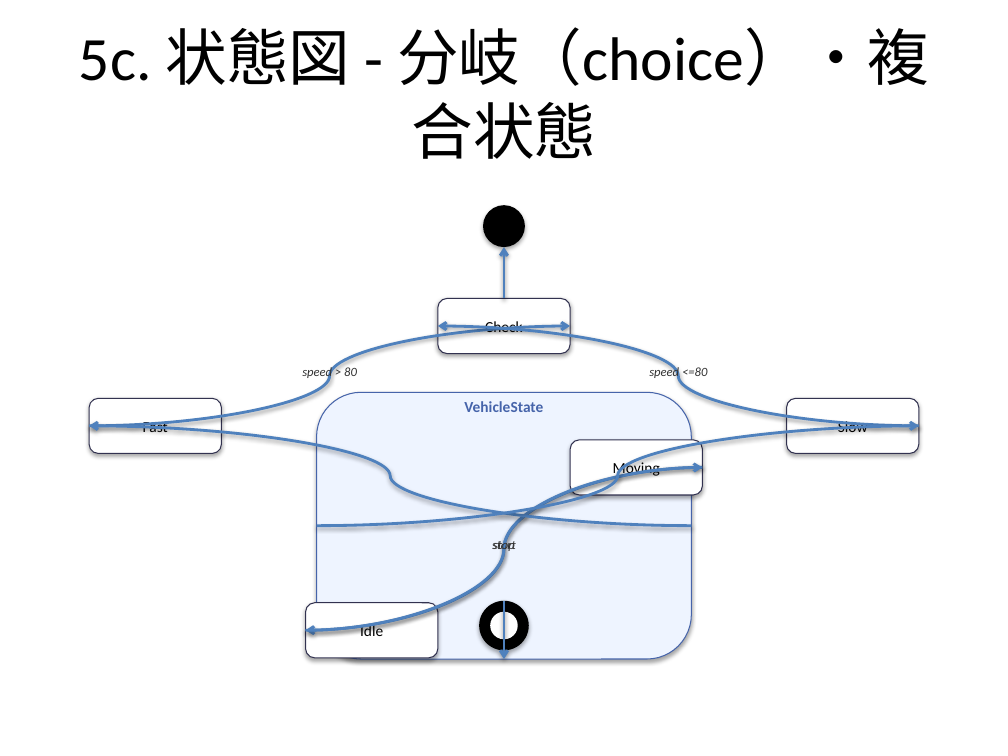
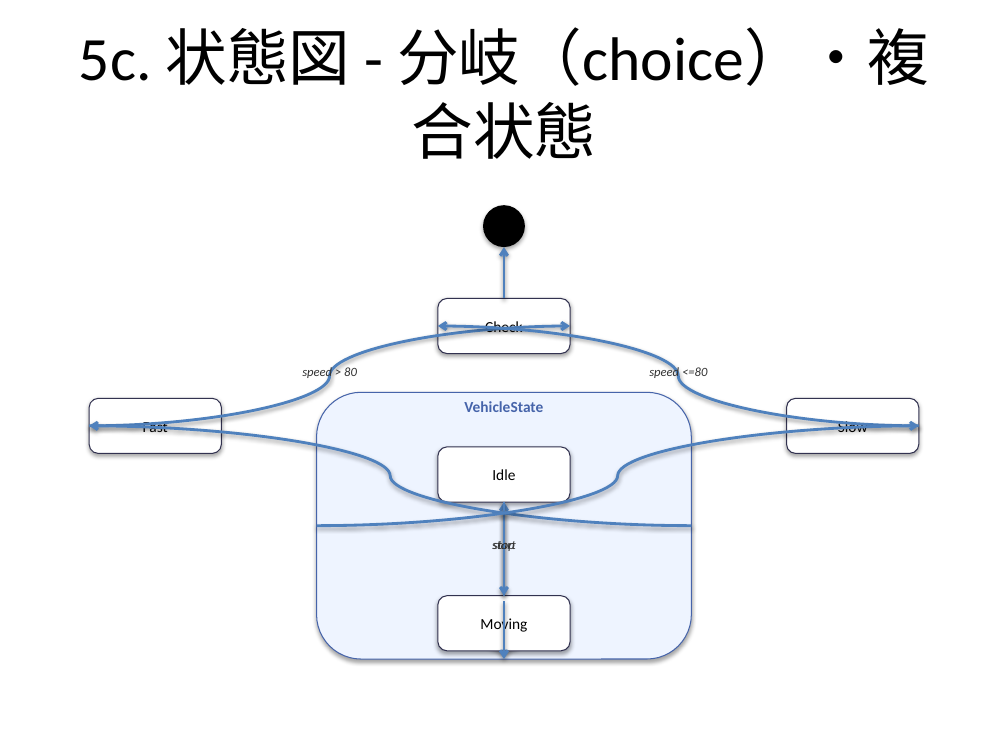
Before and after one commit to notfolder/qmd_to_pptx, a slide deck: slide 22 of demo_full.pptx. Drawn at 1008x756 pixels with LibreOffice and Linux fonts; fonts in the diff are those of the drawing. Boxes give left, top, right and bottom in pixels: in the first picture for what was removed or moved away, otherwise in the second. Text is boxed around its words. In the diff, an @@ line names an element or a change of style, - is before the commit and + after.

```diff
--- a/demo_full.pptx
+++ b/demo_full.pptx
@@ rounded rectangle "Idle": place and size @@
-rounded rectangle "Idle" at (305,603,437,658)
+rounded rectangle "Idle" at (437,447,570,502)
@@ curved arrow moved from (305, 630) - (703, 468) to (504, 502) - (504, 596) @@
@@ curved arrow moved from (703, 468) - (305, 630) to (504, 596) - (504, 502) @@
@@ rounded rectangle "Moving": place and size @@
-rounded rectangle "Moving" at (571,439,703,495)
+rounded rectangle "Moving" at (437,596,570,651)
```
Also in this commit, not shown: 2 other slides changed, 2 other files.
